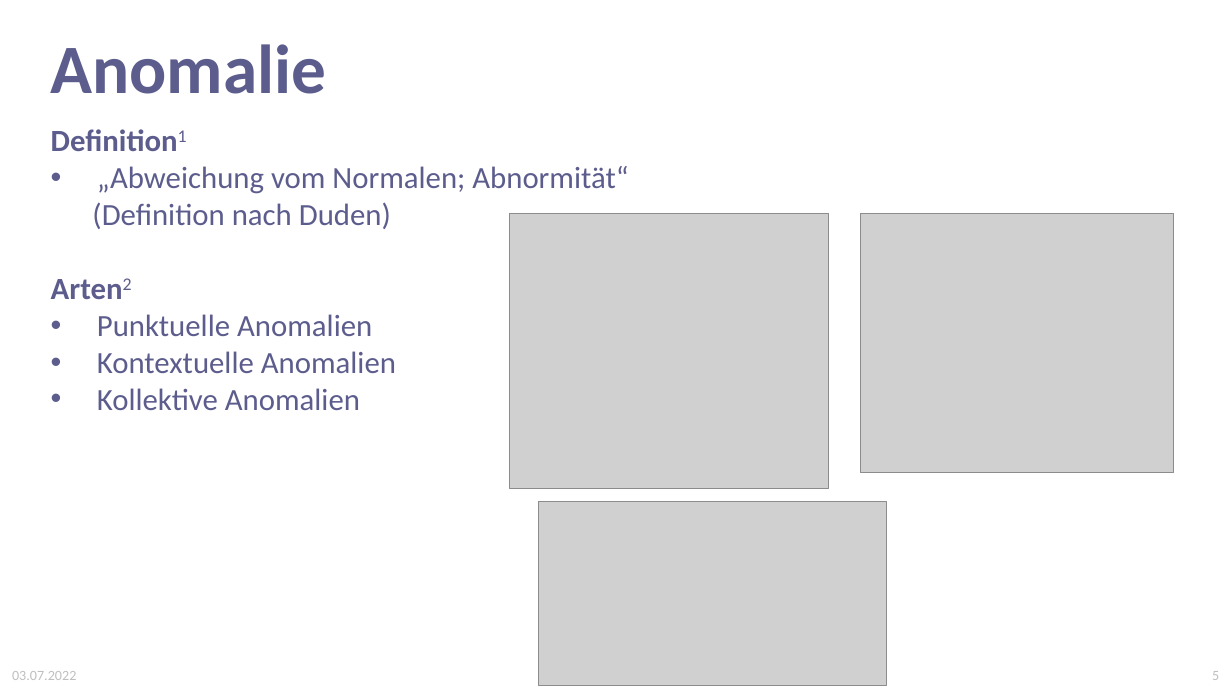
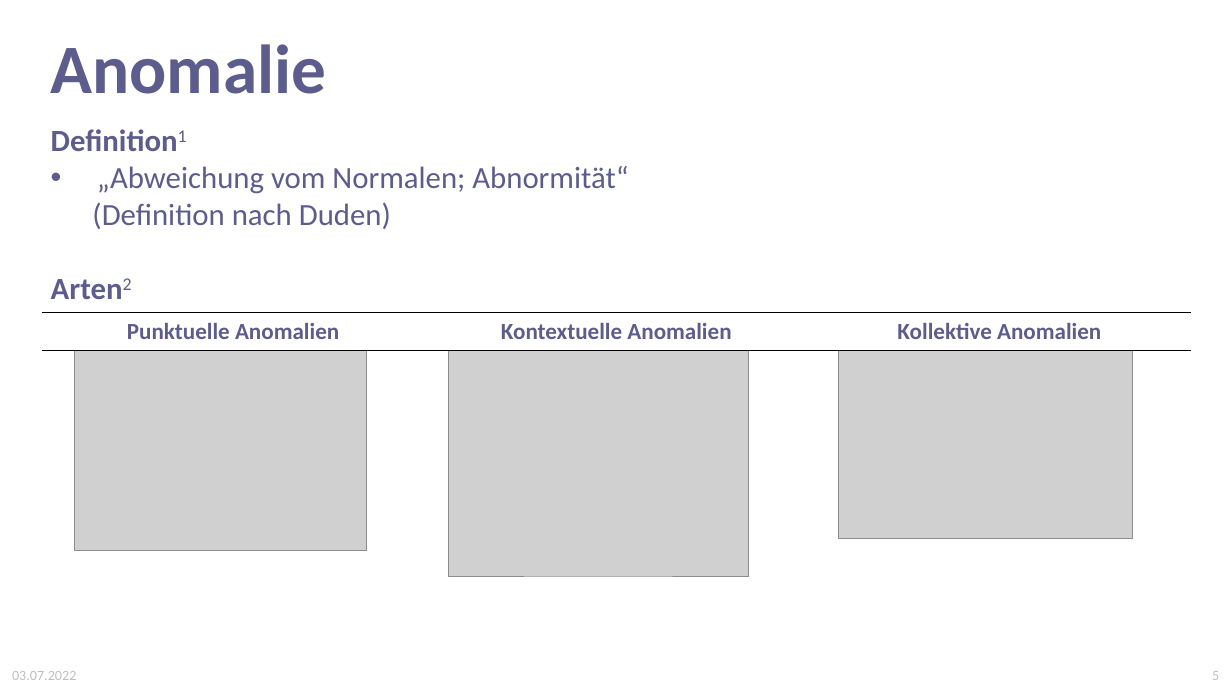
Before and after one commit to kiya1013/APuPDaten, a slide deck: slide 6 of Documents/Produktpraesentation_Bierweiler.pptx. Drawn at 1232x693 pixels with LibreOffice and Linux fonts; fonts in the diff are those of the drawing; grey boxes stand for pictures. Boxes give left, top, right and bottom in pixels: in the first picture for what was removed or moved away, otherwise in the second. Text is boxed around its words. In the diff, an @@ line names an element or a change of style, - is before the commit and + after.

Commit message:
presentation pdf

```diff
--- a/Documents/Produktpraesentation_Bierweiler.pptx
+++ b/Documents/Produktpraesentation_Bierweiler.pptx
@@ picture removed at (509, 213, 829, 489) @@
@@ picture removed at (860, 213, 1175, 472) @@
@@ table added at (42, 312, 1192, 350), 1 rows, 3 columns @@
+Punktuelle Anomalien | Kontextuelle Anomalien | Kollektive Anomalien
@@ text at (97, 314, 396, 410): paragraphs removed @@
-• Punktuelle Anomalien
-• Kontextuelle Anomalien
-• Kollektive Anomalien
@@ picture added at (74, 351, 366, 551) @@
@@ picture added at (448, 350, 749, 577) @@
@@ picture added at (839, 350, 1132, 539) @@
@@ picture removed at (539, 502, 886, 686) @@
```
Also in this commit, not shown: 1 other file.
